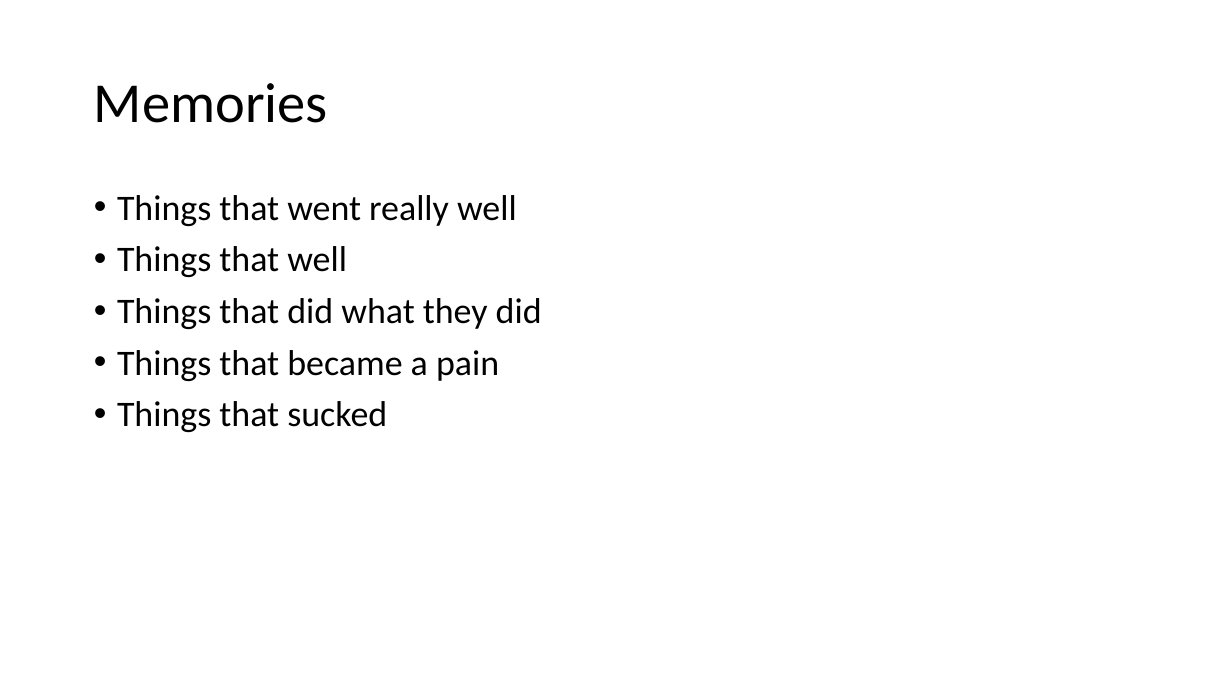
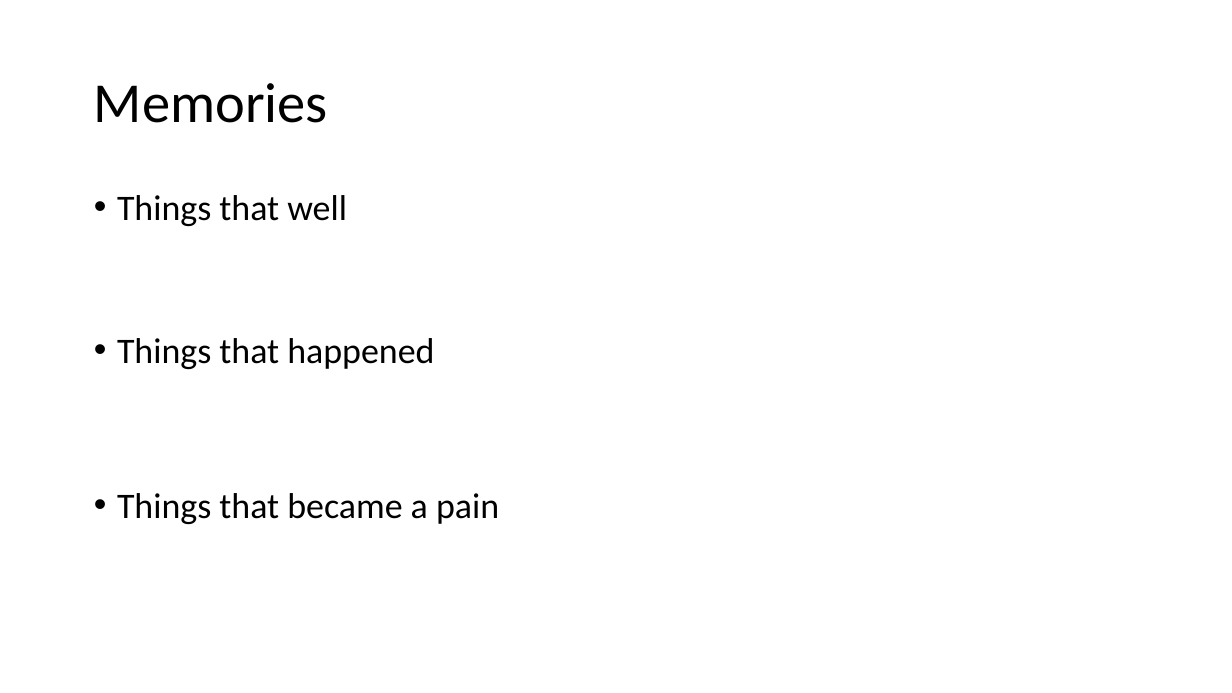
Before and after one commit to DCMilligan88/PriceVsHealth, a slide deck: slide 22 of Project 1 presentation (1).pptx (slide 18 before the commit). Drawn at 1232x693 pixels with LibreOffice and Linux fonts; fonts in the diff are those of the drawing; background and template pictures are left out. Boxes give left, top, right and bottom in pixels: in the first picture for what was removed or moved away, otherwise in the second. Text is boxed around its words. In the diff, an @@ line names an element or a change of style, - is before the commit and + after.

```diff
--- a/Project 1 presentation (1).pptx
+++ b/Project 1 presentation (1).pptx
@@ text at <box>117,195,517,226</box>: paragraph removed @@
-• Things that went really well
@@ text at <box>117,338,434,369</box>: text changed @@
-• Things that did what they did
+• Things that happened
@@ text at <box>117,401,387,432</box>: paragraph removed @@
-• Things that sucked
```
Also in this commit, not shown: 10 other slides changed, 9 slides added, 6 slides removed.
